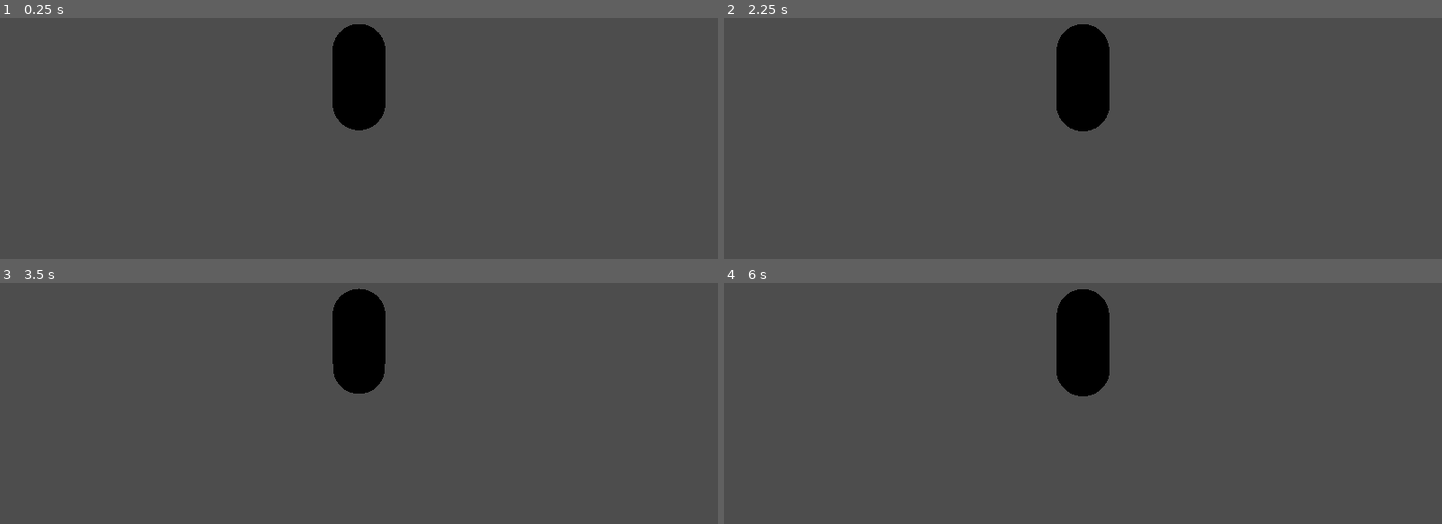
Above: before the commit, frames 1-4 (two rows, left to right).
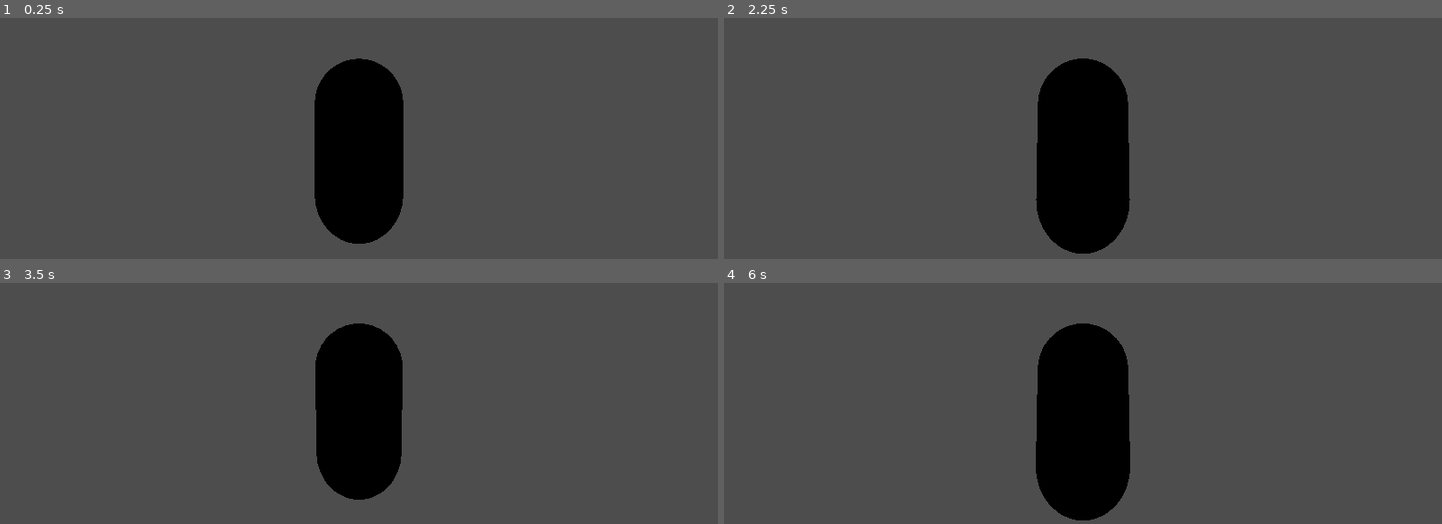
Above: after the commit, the same moments.

Repository: CJ-Eilenstine/shadow-shutter
Game: Godot game, scene res://Scenes/characters/player.tscn
Two runs of this game, one before a commit and one after it. Both use one fixed random seed, a clock stepped at 60 frames per second and the inputs below.
Inputs (mouse positions are in pixels of both pictures, inside the frame that each line leads up to):
- Up to frame 1 (0.25 s): no input
- Up to frame 2 (2.25 s): tap Enter at 0.5, 2 s; move the mouse to (1118, 56) at 0.52 s; hold Right mouse button (AimCamera) 0.53-1.28 s; hold W (Forward) from 0.53 s (still down); tap Space (Jump) at 0.77, 1.25, 1.52 s; move the mouse to (1047, 58) at 1.27 s; click (1047, 58) at 1.35 s; move the mouse to (1097, 49) at 2.02 s; hold Right mouse button (AimCamera) from 2.03 s (still down)
- Up to frame 3 (3.5 s): keep holding W (Forward); tap Space (Jump) at 2.75, 3.02 s; move the mouse to (351, 328) at 2.77 s; release Right mouse button (AimCamera) at 2.78 s; click (351, 328) at 2.85 s
- Up to frame 4 (6 s): tap Enter at 3.5 s; move the mouse to (1133, 326) at 3.52 s; hold Right mouse button (AimCamera) 3.53-4.28 s; tap Space (Jump) at 3.77, 4.52, 5 s; move the mouse to (1025, 316) at 4.27 s; click (1025, 316) at 4.35 s; move the mouse to (1090, 321) at 5.02 s; hold Right mouse button (AimCamera) 5.03-5.78 s; move the mouse to (1054, 314) at 5.77 s; release W (Forward) at 5.78 s; hold D (Right) from 5.78 s (still down); click (1054, 314) at 5.85 s

The runs differ from the first frame. In frame 1, 7.5% of the frame differs, in the area x 43-57%, y 2-94%; in frame 2, 8.2%; in frame 3, 6.9%; in frame 4, 8.4%, in the area x 43-57%, y 2-99%.

Commit message:
Character Fixed
Fixed character

Diff:
--- a/Scenes/characters/player.tscn
+++ b/Scenes/characters/player.tscn
@@ -11,13 +11,12 @@
 height = 2.22079
 
 [node name="Player" type="CharacterBody3D" node_paths=PackedStringArray("CameraViewport", "CameraPreview")]
-transform = Transform3D(1, 0, 0, 0, 1, 0, 0, 0, 1, 0, 13.0317, 0)
+transform = Transform3D(0.995288, 0, 0, 0, 0.995288, 0, 0, 0, 0.995288, 0, 0, 0)
 script = ExtResource("1_651ef")
 CameraViewport = NodePath("CameraViewport")
 CameraPreview = NodePath("CameraCanvasLayer/CameraPreview")
 
 [node name="Body Mesh" type="MeshInstance3D" parent="."]
-transform = Transform3D(1, 0, 0, 0, 1, 0, 0, 0, 1, 0, -6.99481, 0)
 mesh = SubResource("CapsuleMesh_necqj")
 
 [node name="RightEye" type="MeshInstance3D" parent="Body Mesh"]
@@ -30,24 +29,13 @@
 skeleton = NodePath("../RightEye")
 
 [node name="BodyCol" type="CollisionShape3D" parent="."]
-transform = Transform3D(1, 0, 0, 0, 1, 0, 0, 0, 1, 0, -6.99481, 0)
 shape = SubResource("CapsuleShape3D_ltuud")
-
-[node name="CamOrigin" type="Node3D" parent="."]
-transform = Transform3D(1, 0, 0, 0, 1, 0, 0, 0, 1, 0, -6.62281, 0)
-
-[node name="SpringArm3D" type="SpringArm3D" parent="CamOrigin"]
-spring_length = 5.0
-margin = 0.5
-
-[node name="Camera3D" type="Camera3D" parent="CamOrigin/SpringArm3D"]
-transform = Transform3D(1, 0, 0, 0, 1, 0, 0, 0, 1, 0.0236745, 0, 4.67257)
 
 [node name="CameraViewport" type="SubViewport" parent="."]
 render_target_update_mode = 4
 
 [node name="Camera" type="Camera3D" parent="CameraViewport"]
-transform = Transform3D(1, 0, 0, 0, 1, 0, 0, 0, 1, 0, 6.2465, -1.04011)
+transform = Transform3D(1, 0, 0, 0, 1, 0, 0, 0, 1, 0, 0.361318, -1.04)
 current = true
 
 [node name="CameraCanvasLayer" type="CanvasLayer" parent="."]
@@ -66,4 +54,12 @@
 size_flags_vertical = 4
 expand_mode = 2
 
-[node name="Node3D" type="Node3D" parent="."]
+[node name="CamOrigin" type="Node3D" parent="."]
+transform = Transform3D(1, 0, 0, 0, 1, 0, 0, 0, 1, 0, 1.01775, 0)
+
+[node name="SpringArm3D" type="SpringArm3D" parent="CamOrigin"]
+spring_length = 3.0
+margin = 0.5
+
+[node name="Camera3D" type="Camera3D" parent="CamOrigin/SpringArm3D"]
+transform = Transform3D(1.00473, 0, 0, 0, 1.00473, 0, 0, 0, 1.00473, 0, 0, 3)
--- a/Scripts/player.gd
+++ b/Scripts/player.gd
@@ -7,7 +7,7 @@
 @onready var Camera = $CameraViewport/Camera # Assign the Camera node here
 @onready var camera_canvas_layer = $CameraCanvasLayer # Reference the CameraCanvasLayer node
 const SPEED = 15.0
-const JUMP_VELOCITY = 4.5
+const JUMP_VELOCITY = 15
 var pictureCount = 1
 var pictureCapacity = 5
 
@@ -75,7 +75,7 @@
 func _physics_process(delta: float) -> void:
 	# Add the gravity.
 	if not is_on_floor():
-		velocity += get_gravity() * delta
+		velocity += get_gravity() * delta * 3
 
 	# Handle jump.
 	if Input.is_action_just_pressed("Jump") and is_on_floor():
@@ -85,7 +85,6 @@
 		get_tree().quit()
 
 	# Get the input direction and handle the movement/deceleration.
-	# As good practice, you should replace UI actions with custom gameplay actions.
 	var input_dir := Input.get_vector("Left", "Right", "Forward", "Backword")
 	var direction := (transform.basis * Vector3(input_dir.x, 0, input_dir.y)).normalized()
 	if direction:
@@ -100,6 +99,7 @@
 		# Check if the camera is valid before updating its position.
 	if Camera:
 		# Update the camera position to follow the player
-		Camera.global_transform.origin = global_transform.origin + Vector3(0, 2, -5)
+		Camera.global_transform.origin = global_transform.origin + -global_transform.basis.z * 1 + Vector3(0, 2, 0)
+		Camera.global_rotation = global_rotation
 	else:
 		print("Camera node is not available.")
Not shown, added: Characters/Jared.fbx.import
Not shown, changed: Scenes/levels/test_lobby.tscn
